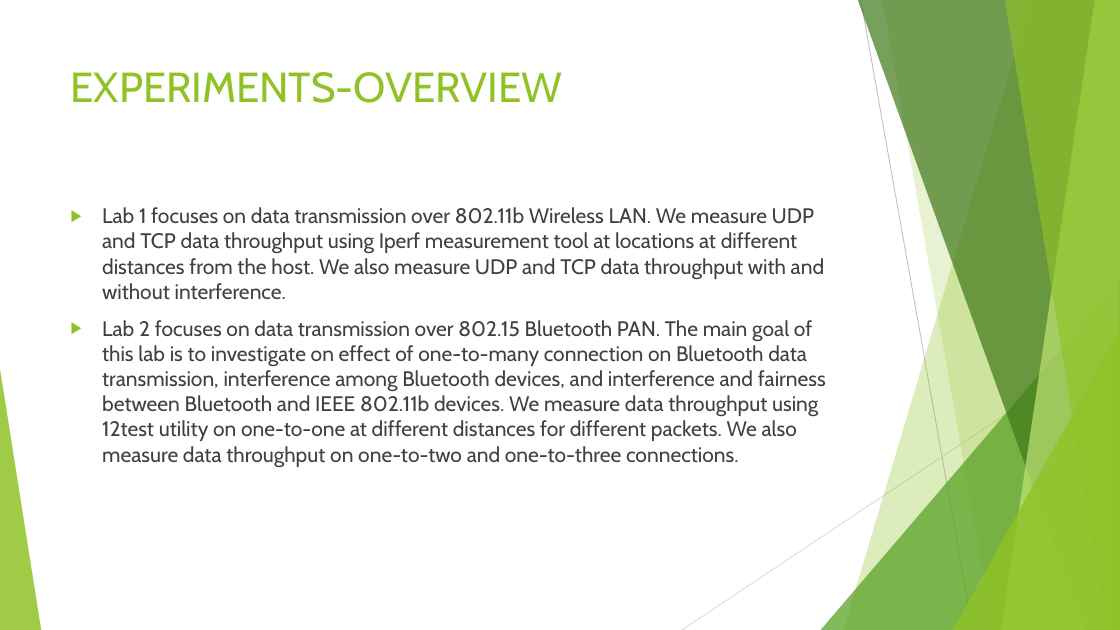
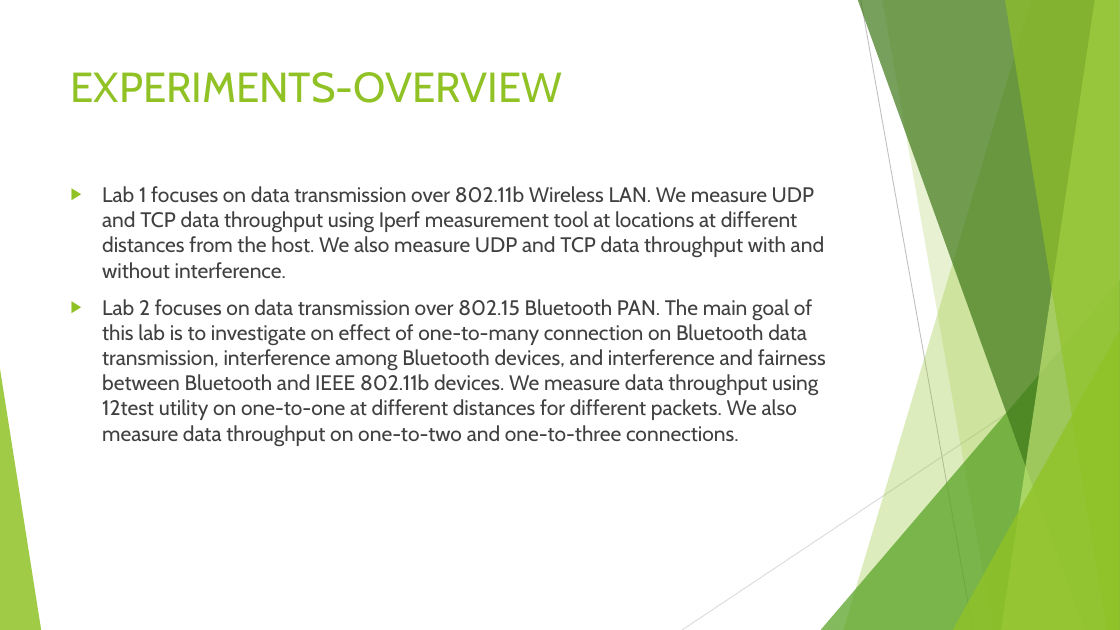
Before and after one commit to JenniferXYZ/cs-117, a slide deck: slide 5 of LAB REPORT.pptx. Drawn at 1120x630 pixels with LibreOffice and Linux fonts; fonts in the diff are those of the drawing. Boxes give left, top, right and bottom in pixels: in the first picture for what was removed or moved away, otherwise in the second. Text is boxed around its words. In the diff, an @@ line names an element or a change of style, - is before the commit and + after.

```diff
--- a/LAB REPORT.pptx
+++ b/LAB REPORT.pptx
@@ text "Lab 1 focuses on data ..." moved from (x1=102, y1=207, x2=826, y2=467) to (x1=102, y1=186, x2=826, y2=446) @@
```
Also in this commit, not shown: 4 other slides changed, 3 slides added, 2 slides removed.
